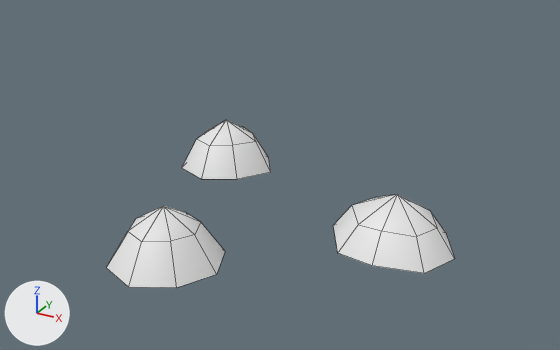
An edit to the FBX model Assets/Mesh/mod_planted_seeds.FBX, drawn before and after from the same camera.
Camera for both pictures: a 50 mm camera at (1.74, -3.14, 1.85) aimed at (0.02, -0.01, 0.29). Every picture has the same lights, and +X, +Y and +Z are marked at lower left. Mesh edges are drawn as thin lines. Where no turn or scale is listed for an object, it has been applied to the vertices.

Script lines for the objects in view, before the commit:
```python
me_mesh = bpy.data.meshes.new('Mesh')
me_mesh.from_pydata(...)  # 51 vertices, 48 faces; spans x -0.91..0.91, y -0.85..0.85, z -0.14..0.14
ob_mesh_planted = bpy.data.objects.new('mesh_planted', me_mesh)
ob_mesh_planted.location = (0.0, 0.0, 0.14)
```
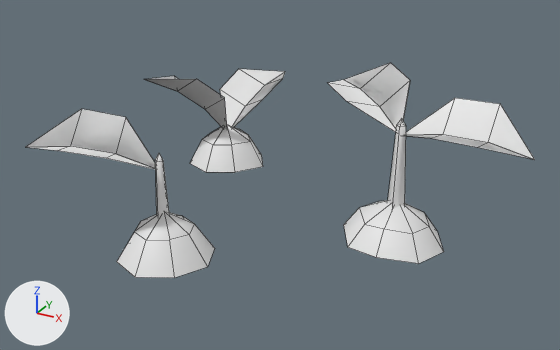
Changed parts and their boxes [x1, y1, x2, y2] in the pictures (560 x 350 px; the box of a moved part takes in the faces that stretch with it):
'mesh_planted', reshaped (46% wider, 28% taller)
    before: [106, 120, 455, 288]
    after: [26, 63, 535, 278]
part 1 of me_mesh, moved or reshaped
    before: [182, 120, 271, 179]
    after: [190, 124, 263, 172]
part 2 of me_mesh, moved or reshaped
    before: [333, 194, 455, 273]
    after: [344, 200, 444, 264]
part 3 of me_mesh, moved or reshaped
    before: [106, 206, 225, 288]
    after: [117, 213, 215, 278]
part 4 of me_mesh, added
    after: [328, 63, 535, 209]
part 5 of me_mesh, added
    after: [26, 109, 169, 217]
part 6 of me_mesh, added
    after: [144, 69, 285, 129]

Patch to the scene script:
```diff
--- a/Assets/Mesh/mod_planted_seeds.FBX.py
+++ b/Assets/Mesh/mod_planted_seeds.FBX.py
@@ me_mesh @@
 # used by ob_mesh_planted; location = (0.0, 0.0, 0.14)
-me_mesh.from_pydata(...)  # 51 vertices, 48 faces; spans x -0.91..0.91, y -0.85..0.85, z -0.14..0.14
+me_mesh.from_pydata(...)  # 149 vertices, 124 faces; spans x -0.98..1.21, y -0.91..1.11, z -0.12..0.66
+# me_mesh part 1: the loose piece of 17 vertices spanning x -0.91..-0.36, y 0.29..0.85, z -0.14..0.14 is scaled about its middle by 0.825
+# me_mesh part 2: the loose piece of 17 vertices spanning x 0.26..0.91, y -0.16..0.41, z -0.14..0.11 is scaled about its middle by 0.825
+# me_mesh part 3: the loose piece of 17 vertices spanning x -0.56..0.0, y -0.85..-0.29, z -0.14..0.14 is scaled about its middle by 0.825
+# me_mesh part 4
+# 41 vertices are added at x 0.13..1.21, y -0.09..0.5, z 0.04..0.66
+# 32 new faces join them
+# me_mesh part 5
+# 25 vertices are added at x -0.84..-0.25, y -0.91..-0.52, z -0.06..0.55
+# 20 new faces join them
+# me_mesh part 6
+# 32 vertices are added at x -0.98..-0.42, y 0.2..1.11, z 0.06..0.46
+# 24 new faces join them
```
